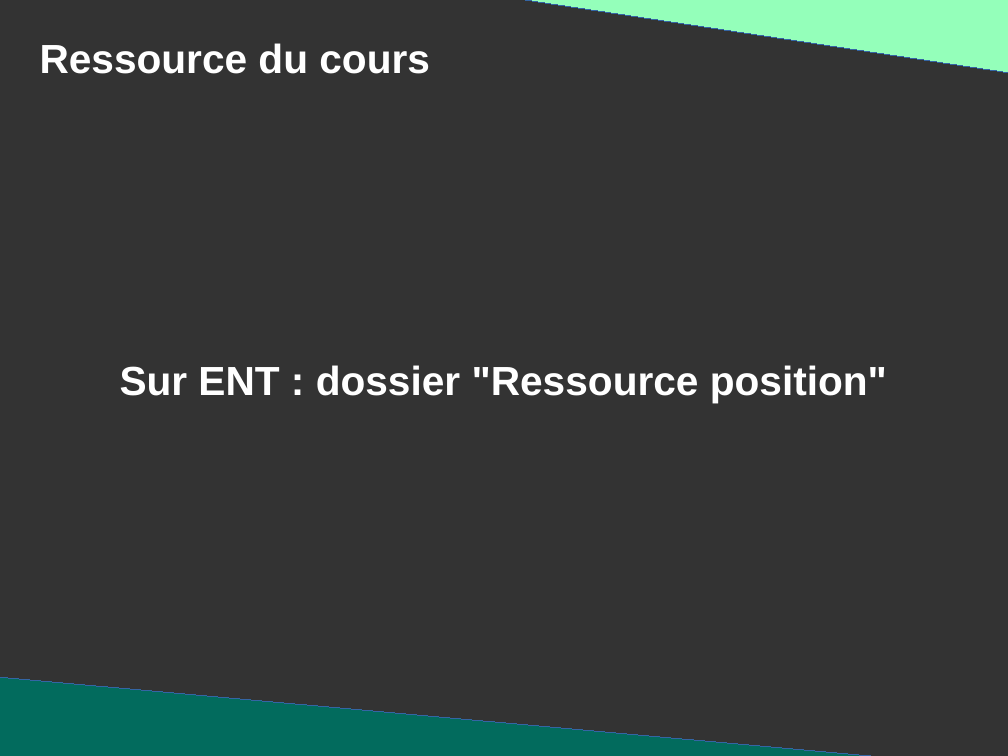
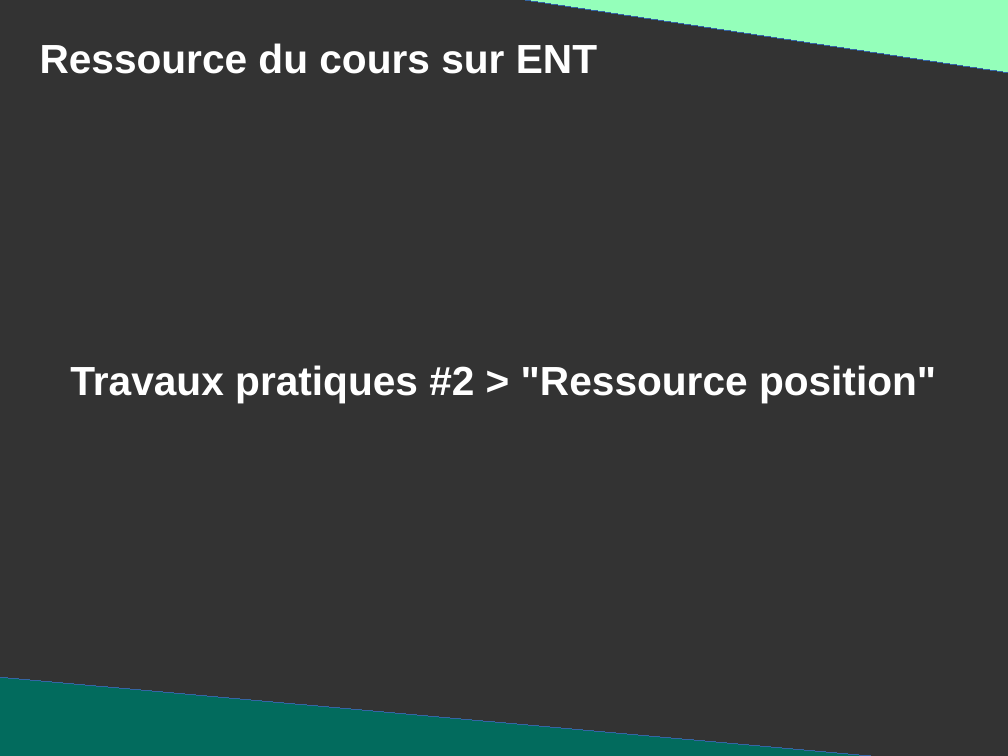
Before and after one commit to DanYellow/presentations, a slide deck: slide 64 of mmi/html/travaux-pratiques/numero-2/presentation.odp. Drawn at 1008x756 pixels with LibreOffice and Linux fonts; fonts in the diff are those of the drawing. Boxes give left, top, right and bottom in pixels: in the first picture for what was removed or moved away, otherwise in the second. Text is boxed around its words. In the diff, an @@ line names an element or a change of style, - is before the commit and + after.

```diff
--- a/mmi/html/travaux-pratiques/numero-2/presentation.odp
+++ b/mmi/html/travaux-pratiques/numero-2/presentation.odp
@@ title at <box>40,43,597,74</box>: text changed @@
-Ressource du cours
+Ressource du cours sur ENT
@@ title at <box>70,365,936,403</box>: text changed @@
-Sur ENT : dossier "Ressource position"
+Travaux pratiques #2 > "Ressource position"
```
Also in this commit, not shown: 6 other slides changed, 8 other files.
